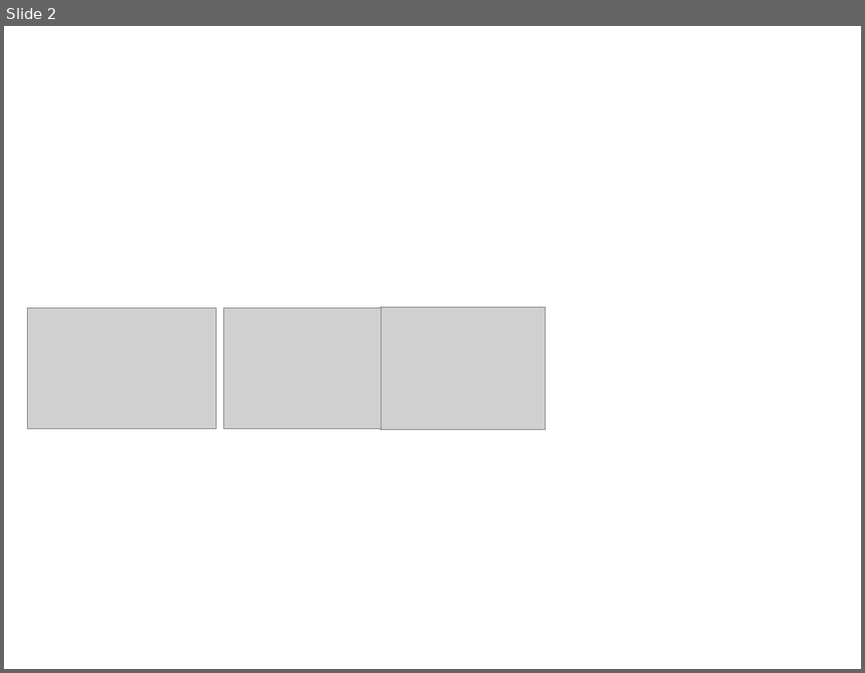
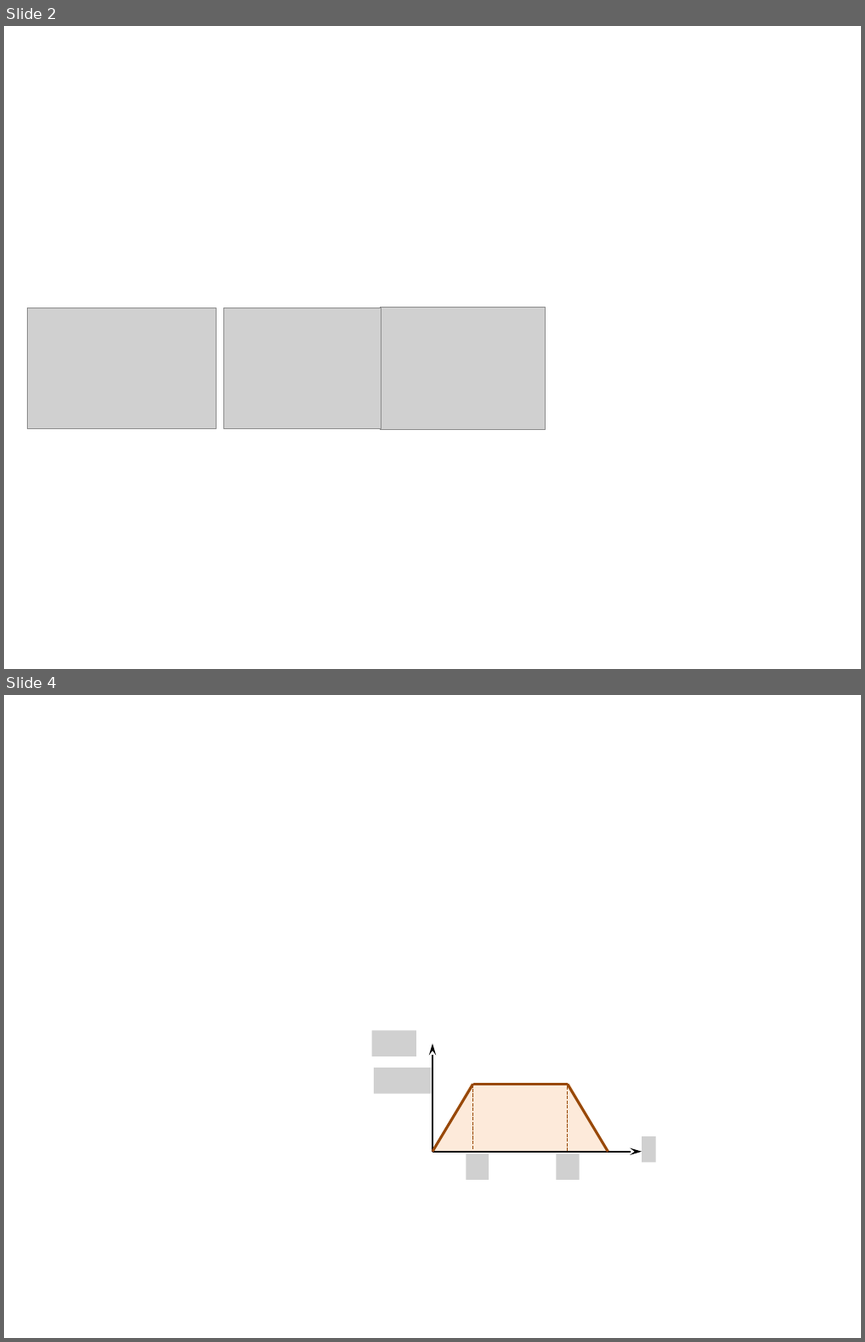
Before and after one commit to xpessoles/TP_Documents_PSI, a slide deck: 11_Maxpid/EtudeMaxpid/images/Figures.pptx. Shown one above the other, each under a label of ours: slide 2 before the commit, slides 2 and 4 after it; the slides between them are not shown. The pictures are 865x673 and 865x1342 pixels, drawn with LibreOffice and Linux fonts; fonts in the diff are those of the drawing; grey boxes stand for pictures. Boxes give left, top, right and bottom in pixels: in the first picture for what was removed or moved away, otherwise in the second. Text is boxed around its words. In the diff, an @@ line names an element or a change of style, - is before the commit and + after.

```diff
--- a/11_Maxpid/EtudeMaxpid/images/Figures.pptx
+++ b/11_Maxpid/EtudeMaxpid/images/Figures.pptx
@@ slide 4 added at [4,695,861,1338], background #FFFFFF @@
@@ picture added at [371,1030,416,1055] @@
@@ arrow added from (432, 1151) to (432, 1043), #000000 1.5 pt @@
@@ picture added at [373,1067,431,1094] @@
@@ trapezoid added at [432,1084,608,1151], fill #FDEADA @@
@@ line added from (432, 1151) to (472, 1084), #984807 2.25 pt @@
@@ line added from (472, 1084) to (567, 1084), #984807 2.25 pt @@
@@ line added from (472, 1084) to (472, 1149), #984807 1 pt dashed @@
@@ line added from (567, 1084) to (608, 1151), #984807 2.25 pt @@
@@ line added from (567, 1086) to (567, 1151), #984807 1 pt dashed @@
@@ arrow added from (432, 1151) to (642, 1151), #000000 1.5 pt @@
@@ picture added at [466,1153,489,1179] @@
@@ picture added at [556,1153,579,1179] @@
@@ picture added at [642,1136,655,1162] @@
```
Also in this commit, not shown: 2 slides changed, 1 other file.
